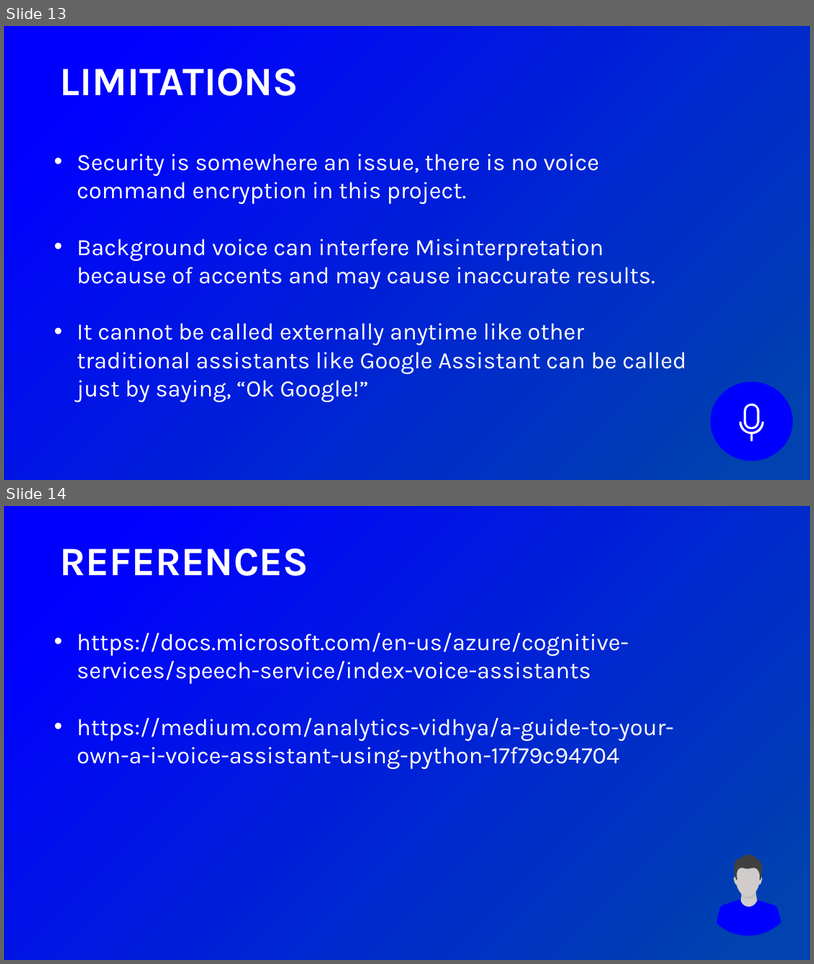
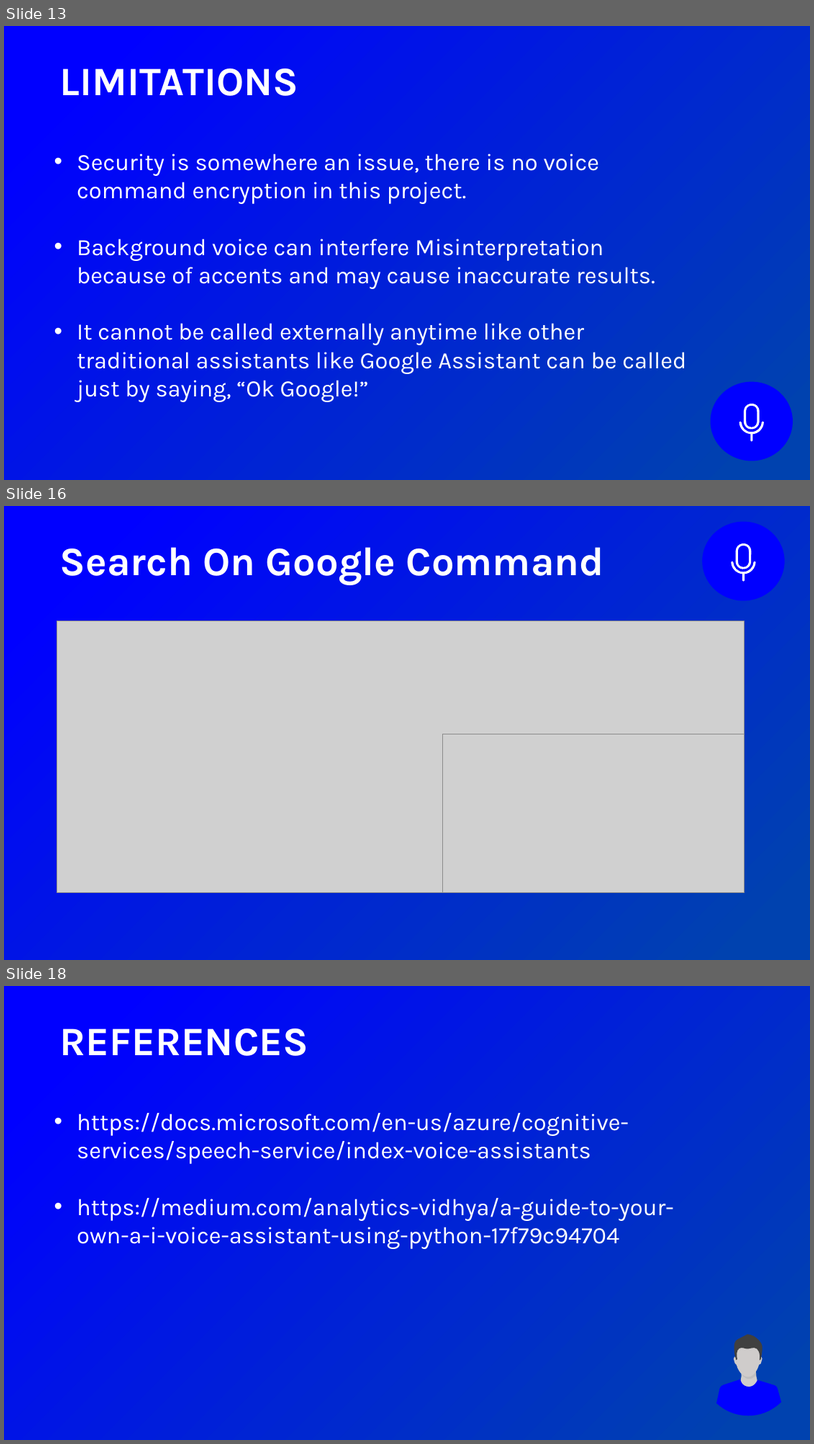
Before and after one commit to YatharthChauhan2362/Virtual-Voice-Assistant, a slide deck: Virtual Voice Assistant Presentation.pptx. Shown one above the other, each under a label of ours: slides 13 and 14 before the commit, slides 13, 16 and 18 after it; the slides between them are not shown. The pictures are 814x964 and 814x1444 pixels, drawn with LibreOffice and Linux fonts; fonts in the diff are those of the drawing; grey boxes stand for pictures. Boxes give left, top, right and bottom in pixels: in the first picture for what was removed or moved away, otherwise in the second. Text is boxed around its words. In the diff, an @@ line names an element or a change of style, - is before the commit and + after.

```diff
--- a/Virtual Voice Assistant Presentation.pptx
+++ b/Virtual Voice Assistant Presentation.pptx
@@ slide 16 added at box(4, 506, 810, 960), background gradient #0000FF to #0042AF @@
@@ ellipse added at box(702, 522, 785, 601), fill #0000FF @@
@@ text added at box(60, 547, 604, 585), 48 pt, text #FFFFFF, bold @@
+Search On Google Command
@@ freeform shape added at box(736, 541, 751, 572), fill #FFFFFF @@
@@ freeform shape added at box(731, 561, 756, 582), fill #FFFFFF @@
@@ picture added at box(57, 621, 744, 893) @@
@@ picture added at box(442, 734, 744, 893) @@
@@ what was slide 14 is now slide 18 @@
```
Also in this commit, not shown: 1 slide changed, 3 other slides added, 2 other files.
